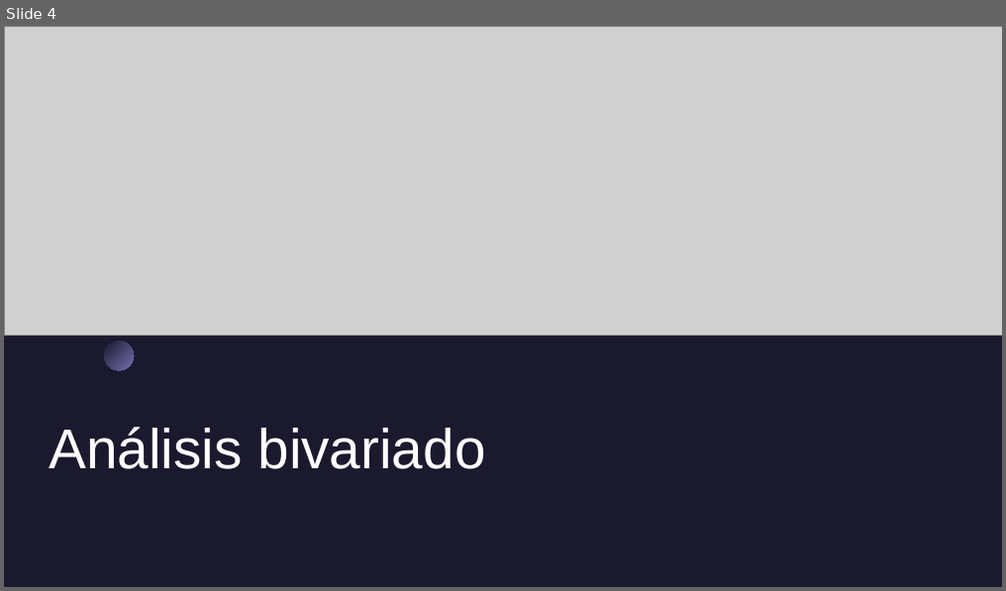
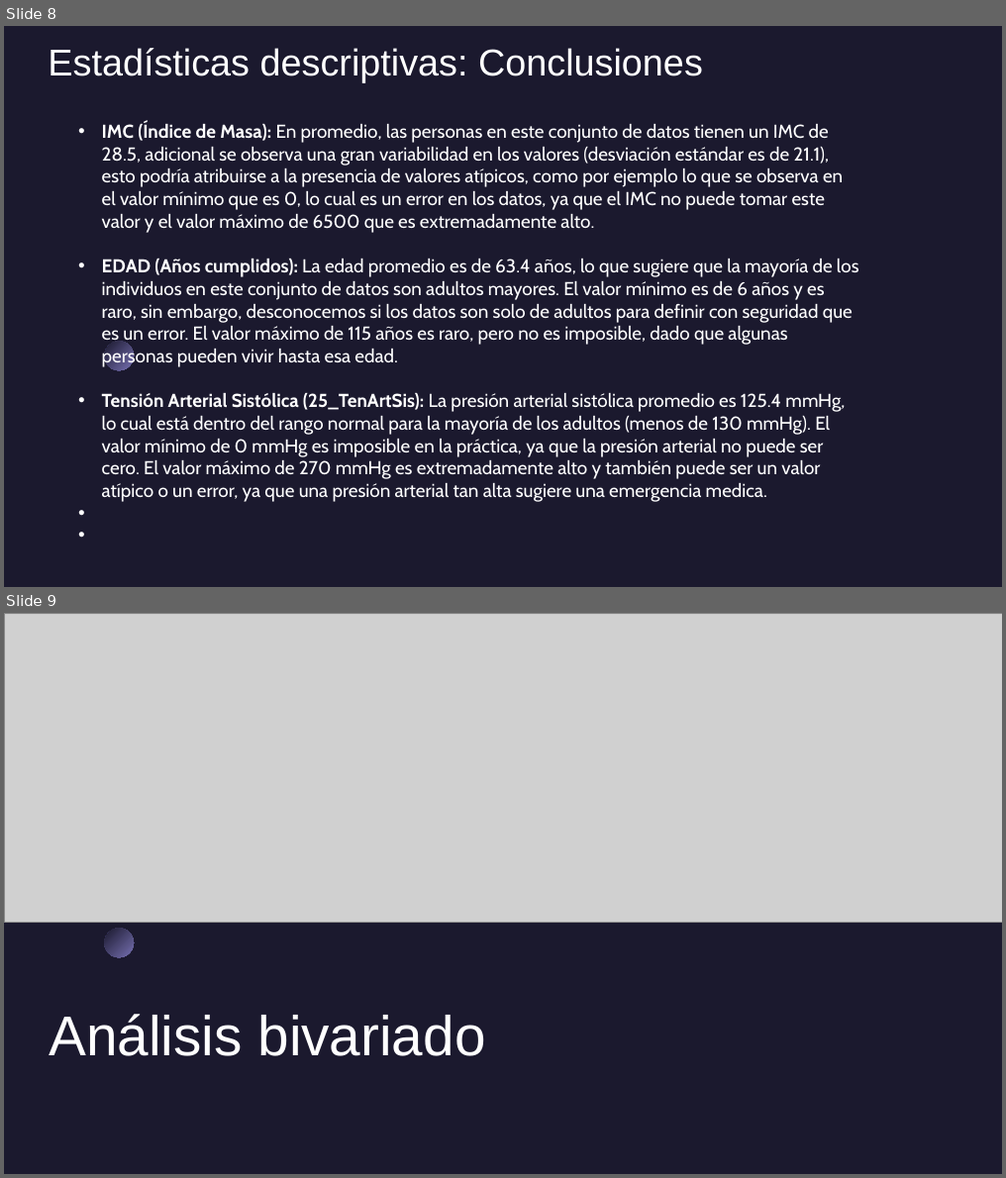
Before and after one commit to mariprsr/Equipo-Analisis-exploratorio, a slide deck: Presentaciòn modelo.odp. Shown one above the other, each under a label of ours: slide 4 before the commit, slides 8 and 9 after it. The pictures are 1006x591 and 1006x1178 pixels, drawn with LibreOffice and Linux fonts; fonts in the diff are those of the drawing; grey boxes stand for pictures. Boxes give left, top, right and bottom in pixels: in the first picture for what was removed or moved away, otherwise in the second. Text is boxed around its words. In the diff, an @@ line names an element or a change of style, - is before the commit and + after.

```diff
--- a/Presentaciòn modelo.odp
+++ b/Presentaciòn modelo.odp
@@ slide 8 added at box(4, 26, 1002, 587), background #1B192E; not listed: 1 template element that a slide beside it also shows @@
@@ title added at box(48, 48, 703, 82), 36 pt, text #FFFFFF @@
+Estadísticas descriptivas: Conclusiones
@@ text added at box(102, 122, 859, 502), 18 pt, text #FFFFFF @@
+• IMC (Índice de Masa): En promedio, las personas en este conjunto de datos tienen un IMC de 28.5, adicional se observa una gran variabilidad en los valores (desviación estándar es de 21.1), esto podría atribuirse a la presencia de valores atípicos, como por ejemplo lo que se observa en el valor mínimo que es 0, lo cual es un error en los datos, ya que el IMC no puede tomar este valor y el valor máximo de 6500 que es extremadamente alto.
+• EDAD (Años cumplidos): La edad promedio es de 63.4 años, lo que sugiere que la mayoría de los individuos en este conjunto de datos son adultos mayores. El valor mínimo es de 6 años y es raro, sin embargo, desconocemos si los datos son solo de adultos para definir con seguridad que es un error. El valor máximo de 115 años es raro, pero no es imposible, dado que algunas personas pueden vivir hasta esa edad.
+• Tensión Arterial Sistólica (25_TenArtSis): La presión arterial sistólica promedio es 125.4 mmHg, lo cual está dentro del rango normal para la mayoría de los adultos (menos de 130 mmHg). El valor mínimo de 0 mmHg es imposible en la práctica, ya que la presión arterial no puede ser cero. El valor máximo de 270 mmHg es extremadamente alto y también puede ser un valor atípico o un error, ya que una presión arterial tan alta sugiere una emergencia medica.
@@ what was slide 4 is now slide 9 @@
```
Also in this commit, not shown: 1 slide changed, 4 other slides added.
